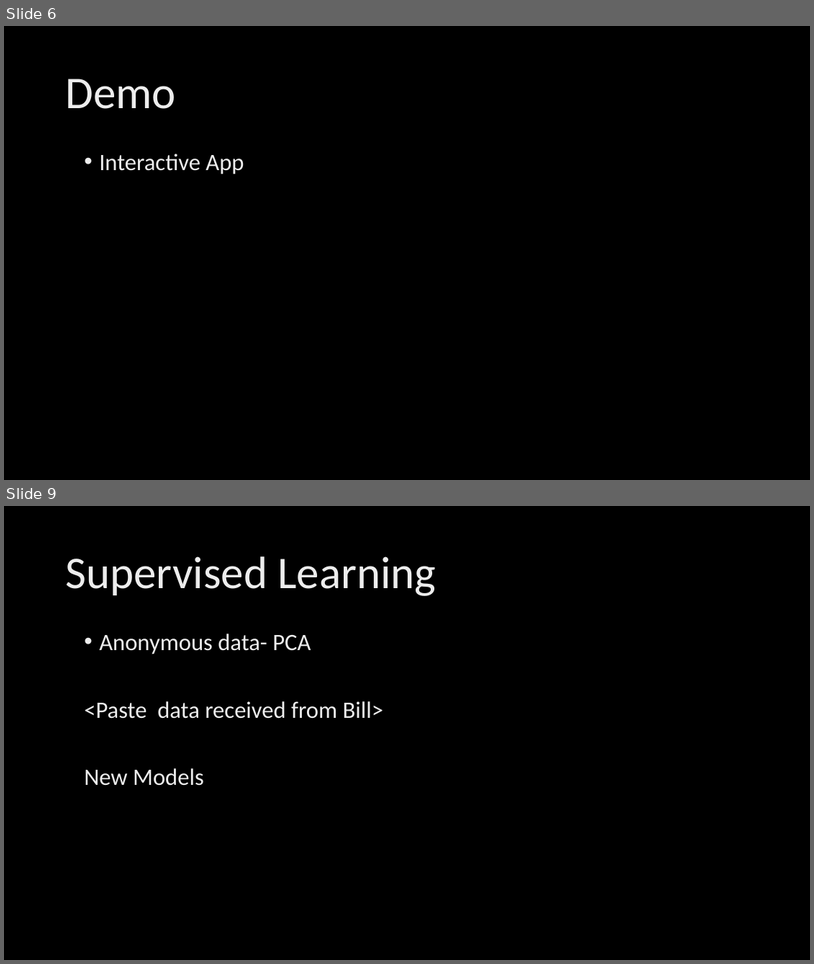
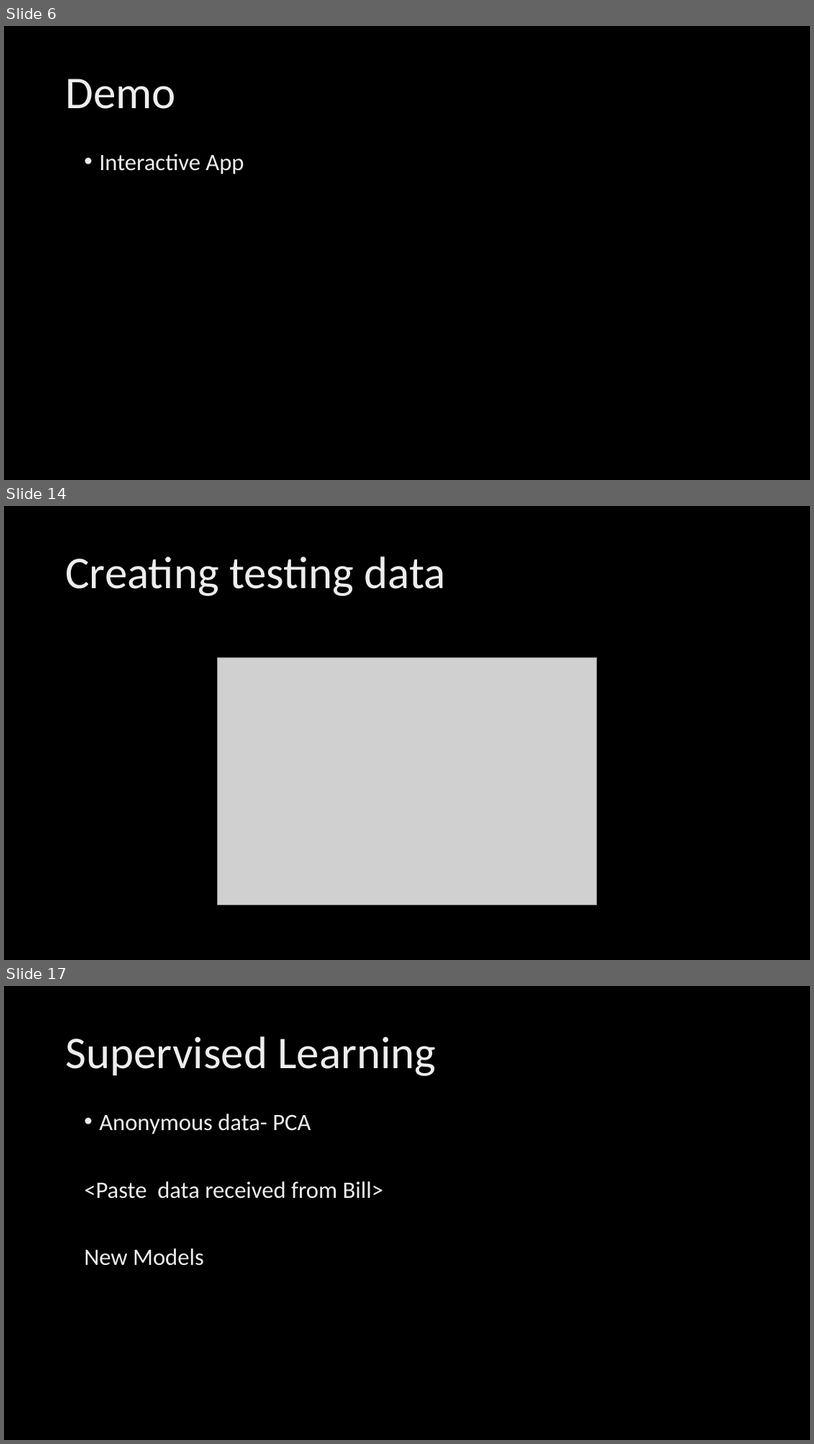
Before and after one commit to anomalydetect/anomalydetect, a slide deck: demo/Anomaly Detection.pptx. Shown one above the other, each under a label of ours: slides 6 and 9 before the commit, slides 6, 14 and 17 after it; the slides between them are not shown. The pictures are 814x964 and 814x1444 pixels, drawn with LibreOffice and Linux fonts; fonts in the diff are those of the drawing; grey boxes stand for pictures; background and template pictures are left out. Boxes give left, top, right and bottom in pixels: in the first picture for what was removed or moved away, otherwise in the second. Text is boxed around its words. In the diff, an @@ line names an element or a change of style, - is before the commit and + after.

```diff
--- a/demo/Anomaly Detection.pptx
+++ b/demo/Anomaly Detection.pptx
@@ slide 14 added at bbox=[4, 506, 810, 960], background picture (left out) @@
@@ title added at bbox=[65, 556, 446, 596], 54 pt, text gradient #BFBFBF to #EDEDED to #FFFFFF @@
+Creating testing data
@@ picture added at bbox=[218, 658, 597, 905] @@
@@ what was slide 9 is now slide 17 @@
```
Also in this commit, not shown: 1 slide changed, 8 other slides added, 1 slide removed.
